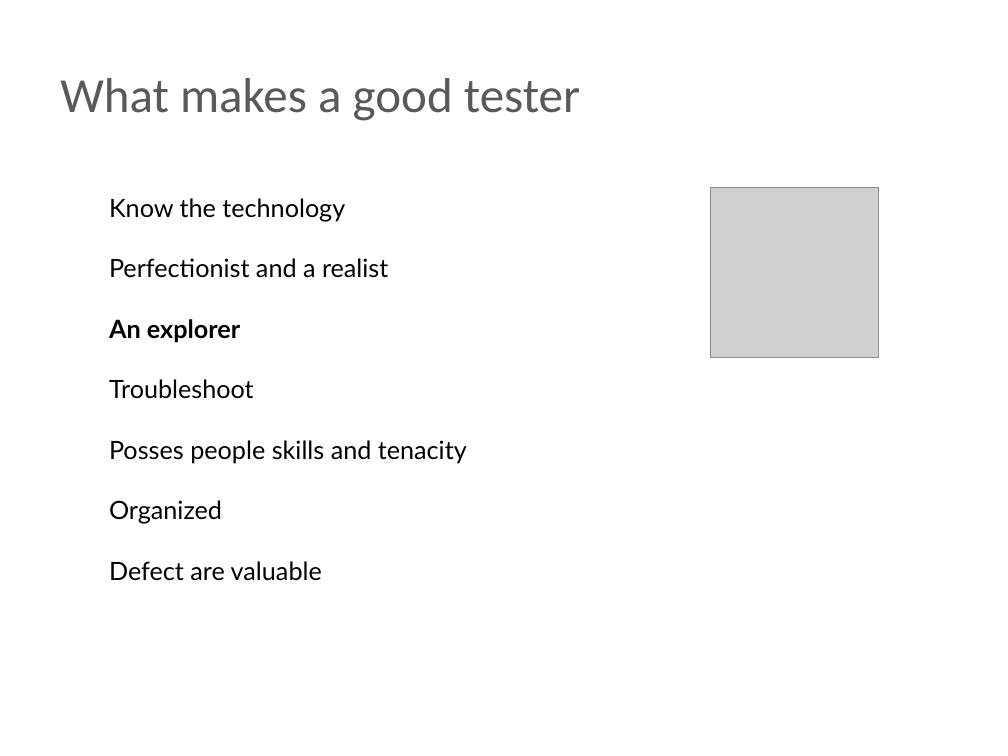
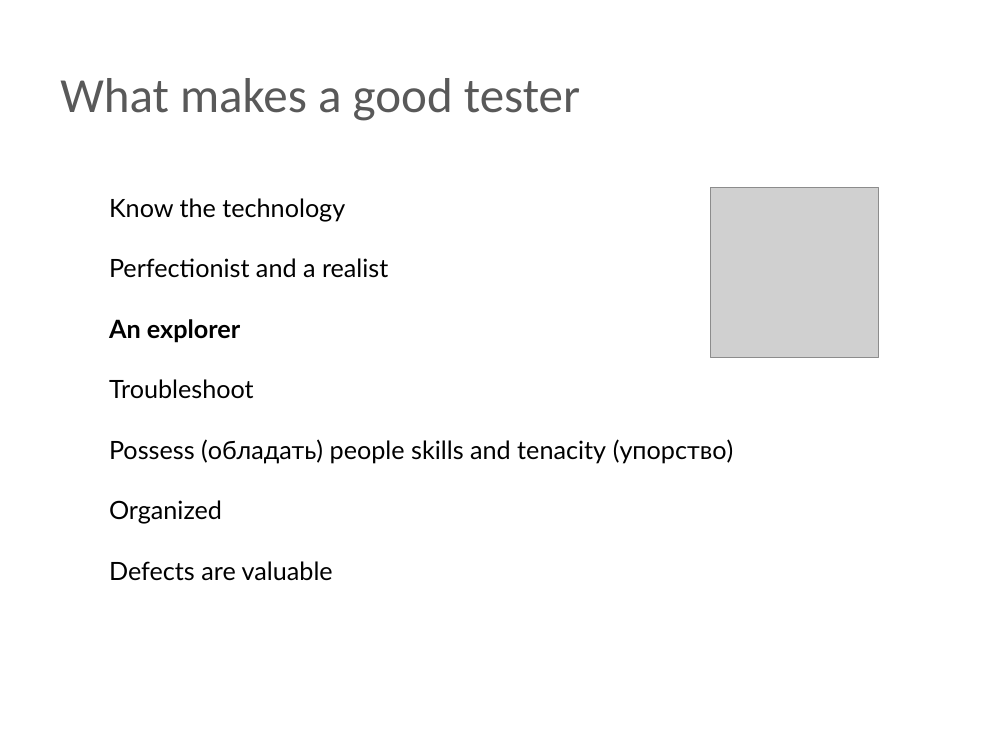
Before and after one commit to BigRacer/swtesting, a slide deck: slide 20 of 0.Introduction_part1/Introduction.pptx. Drawn at 1008x756 pixels with LibreOffice and Linux fonts; fonts in the diff are those of the drawing; grey boxes stand for pictures; background and template pictures are left out. Boxes give left, top, right and bottom in pixels: in the first picture for what was removed or moved away, otherwise in the second. Text is boxed around its words. In the diff, an @@ line names an element or a change of style, - is before the commit and + after.

```diff
--- a/0.Introduction_part1/Introduction.pptx
+++ b/0.Introduction_part1/Introduction.pptx
@@ text at [109, 439, 734, 464]: text changed @@
-Posses people skills and tenacity
+Possess (обладать) people skills and tenacity (упорство)
@@ text at [109, 561, 333, 581]: text changed @@
-Defect are valuable
+Defects are valuable
```
Also in this commit, not shown: 2 other slides changed.
